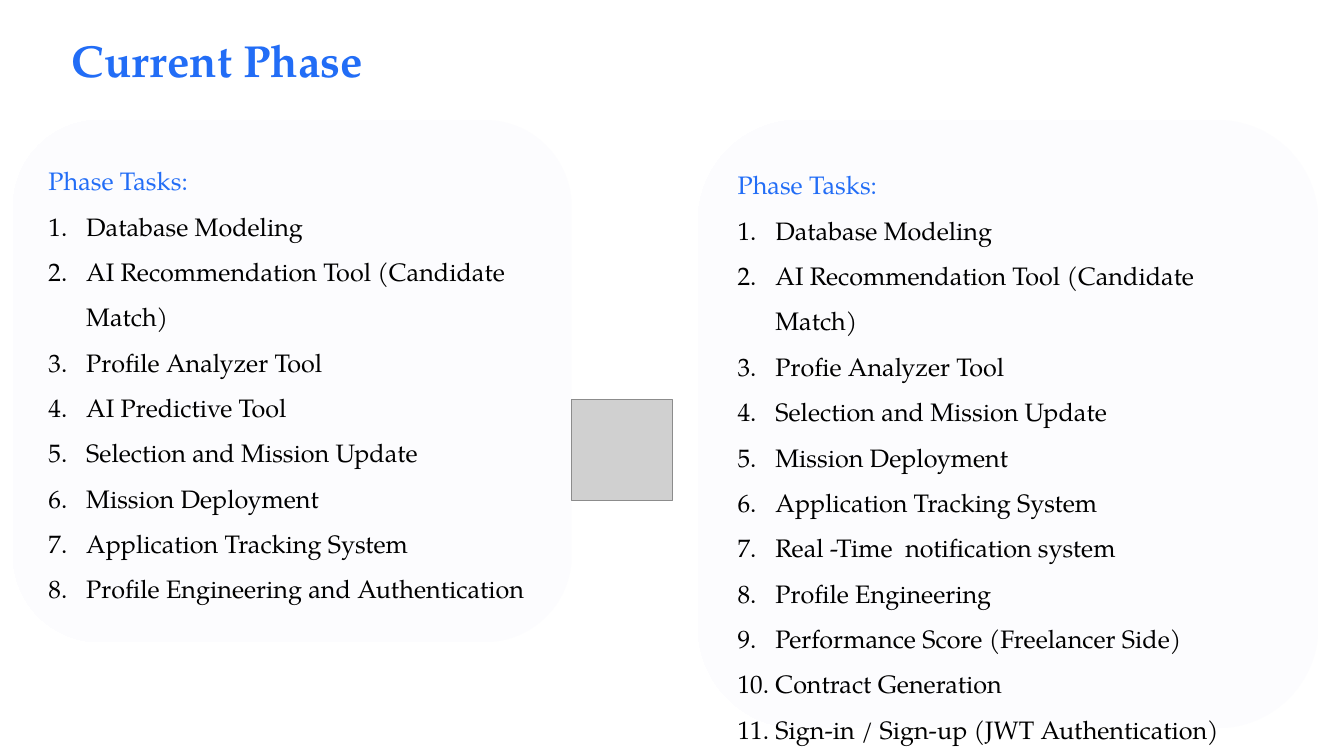
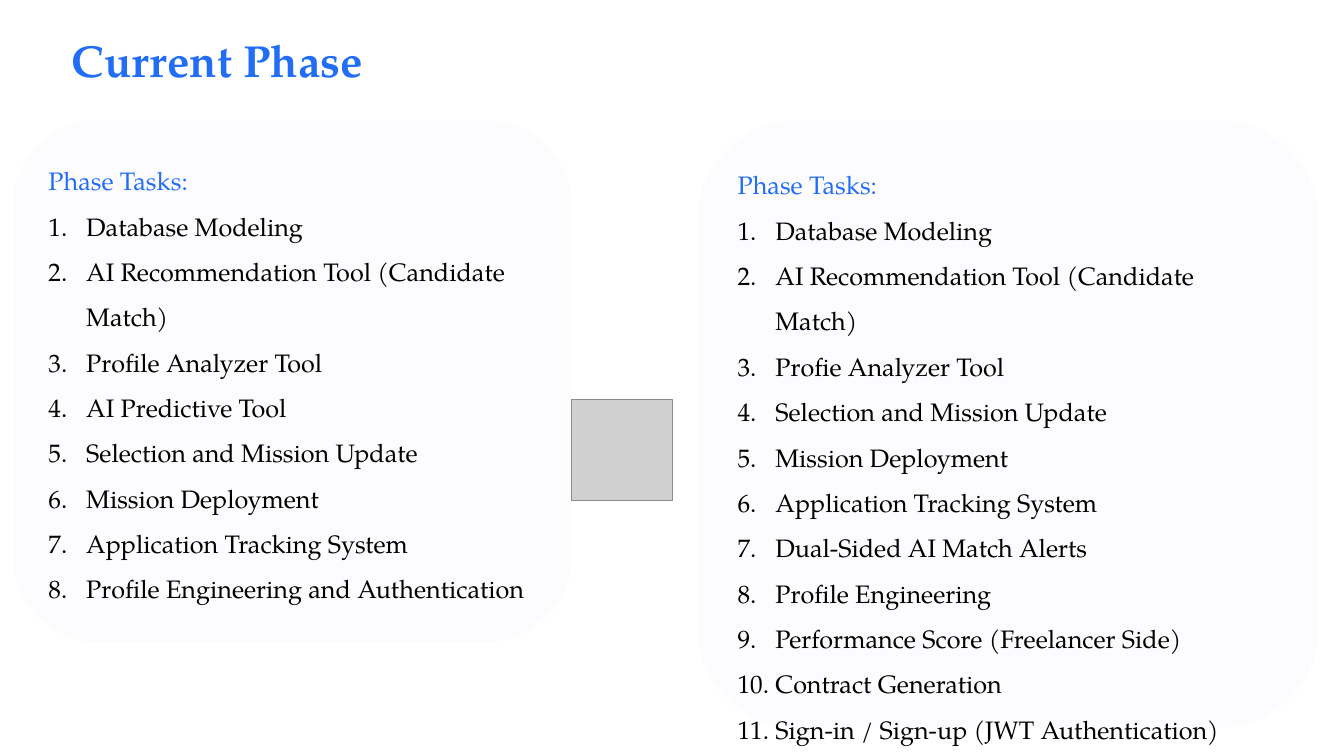
Before and after one commit to DjekhrabChaima/AI-Based-Freelance-Startup-System-Documentation, a slide deck: slide 5 of Presentations/PPT/Weekly Progress (Week 06).pptx. Drawn at 1344x756 pixels with LibreOffice and Linux fonts; fonts in the diff are those of the drawing; grey boxes stand for pictures; background and template pictures are left out. Boxes give left, top, right and bottom in pixels: in the first picture for what was removed or moved away, otherwise in the second. Text is boxed around its words. In the diff, an @@ line names an element or a change of style, - is before the commit and + after.

Commit message:
update week 6 presentation and pipline

```diff
--- a/Presentations/PPT/Weekly Progress (Week 06).pptx
+++ b/Presentations/PPT/Weekly Progress (Week 06).pptx
@@ text at (x1=775, y1=538, x2=1087, y2=558): text changed @@
-7. Real -Time notification system
+7. Dual-Sided AI Match Alerts
```
Also in this commit, not shown: 3 other files.
